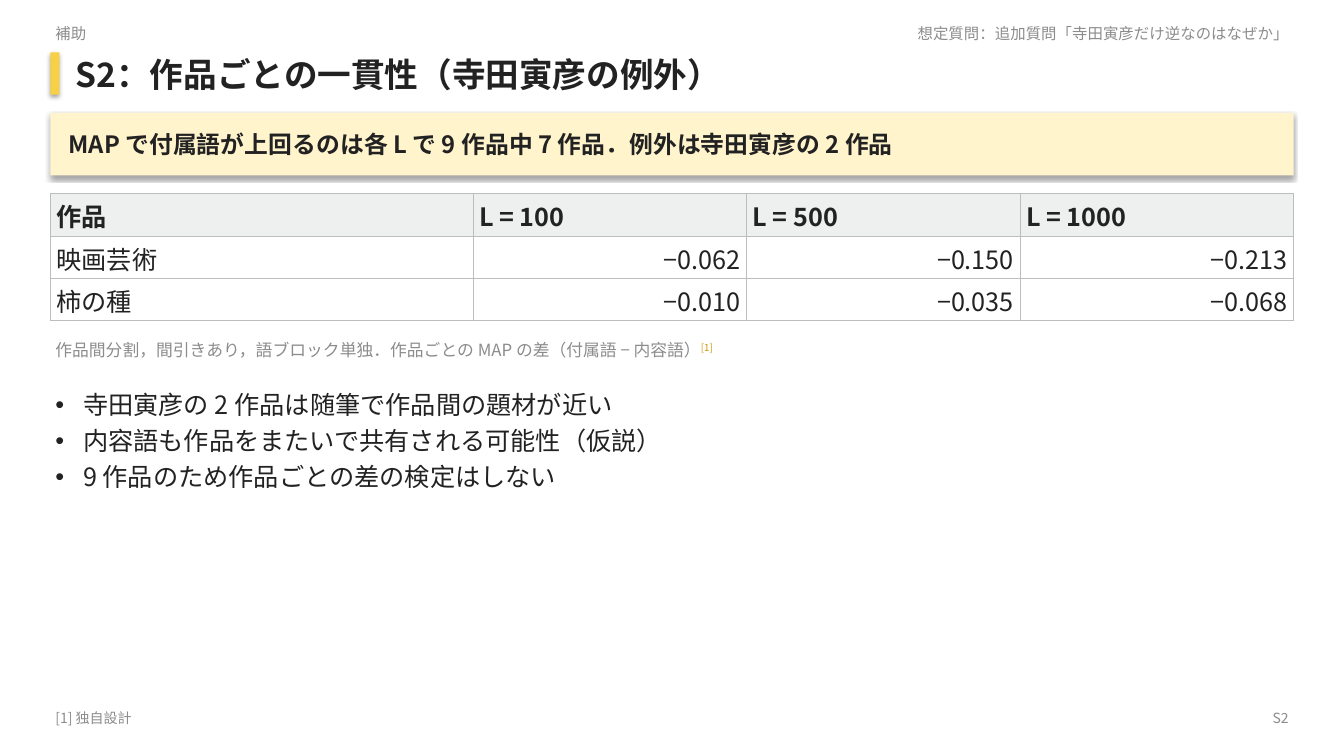
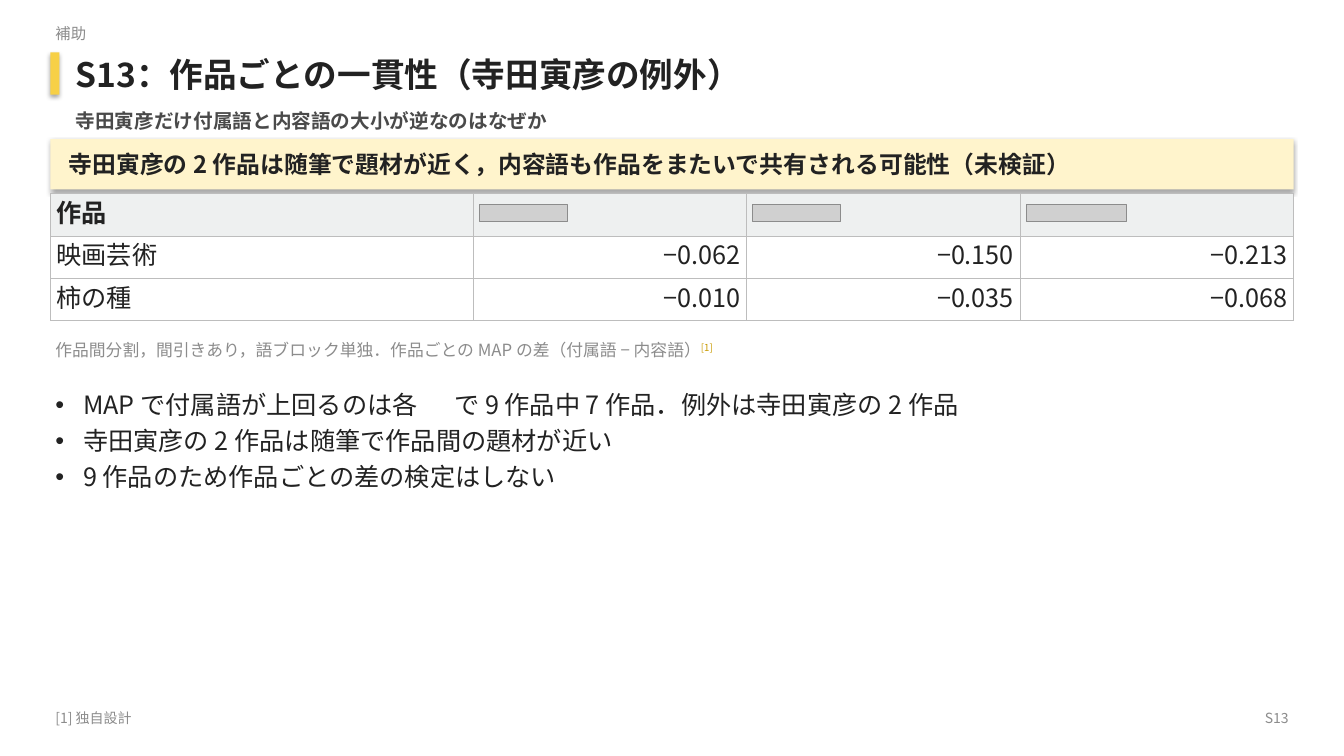
Before and after one commit to matsumoto-af22041/text-author-identifier-nlps, a slide deck: slide 37 of presentation/slides.pptx (slide 24 before the commit). Drawn at 1344x756 pixels with LibreOffice and Linux fonts; fonts in the diff are those of the drawing; grey boxes stand for pictures; background and template pictures are left out. Boxes give left, top, right and bottom in pixels: in the first picture for what was removed or moved away, otherwise in the second. Text is boxed around its words. In the diff, an @@ line names an element or a change of style, - is before the commit and + after.

```diff
--- a/presentation/slides.pptx
+++ b/presentation/slides.pptx
@@ text at (x1=76, y1=58, x2=741, y2=91): text changed @@
-S2：作品ごとの一貫性（寺田寅彦の例外）
+S13：作品ごとの一貫性（寺田寅彦の例外）
@@ text at (x1=76, y1=111, x2=548, y2=130): text changed; size 11 to 14 pt; text colour #8C8C8C to #4A4A4A; bold on @@
-想定質問：追加質問「寺田寅彦だけ逆なのはなぜか」
+寺田寅彦だけ付属語と内容語の大小が逆なのはなぜか
@@ rectangle "寺田寅彦の 2 作品は随筆で題材が近く，内容語も作品をまたいで共有される可能性（未検証）" resized from (x1=50, y1=113, x2=1294, y2=175) to (x1=50, y1=139, x2=1294, y2=190) @@
@@ text in rectangle at (x1=68, y1=152, x2=1070, y2=176): text changed @@
-MAP で付属語が上回るのは各 L で 9 作品中 7 作品．例外は寺田寅彦の 2 作品
+寺田寅彦の 2 作品は随筆で題材が近く，内容語も作品をまたいで共有される可能性（未検証）
@@ table at (x1=50, y1=194, x2=1293, y2=321) @@
-row 1: 作品 | L = 100 | L = 500 | L = 1000
+row 1: 作品 |  |  | 
@@ line spacing 1 to 21.6pt @@
@@ picture added at (x1=479, y1=205, x2=568, y2=222) @@
@@ picture added at (x1=753, y1=205, x2=842, y2=222) @@
@@ picture added at (x1=1026, y1=205, x2=1127, y2=222) @@
@@ text "作品間分割，間引きあり，語ブロック単独．作品ごとの MAP の差（付属語 − 内容語）[1]" at (x1=55, y1=342, x2=713, y2=358): line spacing 1 to 14.4pt @@
@@ text at (x1=83, y1=392, x2=958, y2=416): paragraph added @@
+• MAP で付属語が上回るのは各 で 9 作品中 7 作品．例外は寺田寅彦の 2 作品
@@ text at (x1=83, y1=428, x2=662, y2=453): paragraph removed @@
-• 内容語も作品をまたいで共有される可能性（仮説）
@@ text at (x1=83, y1=428, x2=612, y2=488): line spacing 1 to 21.6pt @@
@@ text at (x1=1265, y1=712, x2=1289, y2=723): text changed @@
-S2
+S13
```
Also in this commit, not shown: 33 other slides changed, 7 slides added, 2 slides removed, 25 other files.
